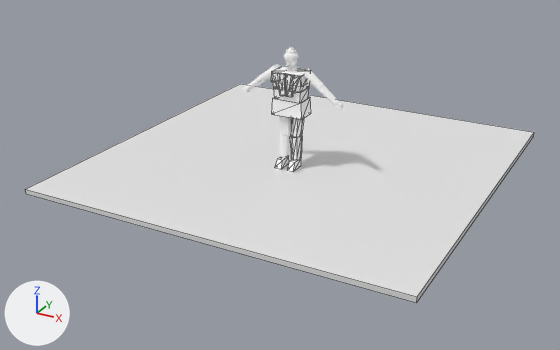
The Blender file ArtSource/Pedestrians/Blender/ParkChessPlayer3D.blend as it was, and as the next commit left it.
Camera for both pictures: a 50 mm camera at (4.8, -9.05, 4.35) aimed at (-0.09, -0.16, -0.09). The lights are fixed; the arrows at lower left show +X, +Y and +Z. The picture after the commit comes second. Mesh edges are drawn as thin lines on the coarser meshes.

Before the edit, the objects in view are built like this:
```python
me_clo_coathem_mesh = bpy.data.meshes.new('CLO_CoatHem_Mesh')
me_clo_coathem_mesh.from_pydata(...)  # 8 vertices, 6 faces; spans x -0.233..0.233, y -0.145..0.154, z -0.041..0.19
me_clo_coathem_mesh.materials.append(mat_mat_player3dlit)
me_previewground_mesh = bpy.data.meshes.new('PreviewGround_Mesh')
me_previewground_mesh.from_pydata(...)  # a box spanning x -2.75..2.75, y -2.4..3.1, z -0.07..0.0
me_previewground_mesh.materials.append(mat_mat_previewground)  # white #e7e7e7
ob_clo_coathem = bpy.data.objects.new('CLO_CoatHem', me_clo_coathem_mesh)
ob_clo_coathem.location = (0.0, 0.008, 0.835)
_m = ob_clo_coathem.modifiers.new('Triangulate', 'TRIANGULATE')
_m.quad_method = 'FIXED'
_m.ngon_method = 'CLIP'
ob_previewground = bpy.data.objects.new('PreviewGround', me_previewground_mesh)
ob_previewground.location = (0.0, 0.0, 0.0)
```
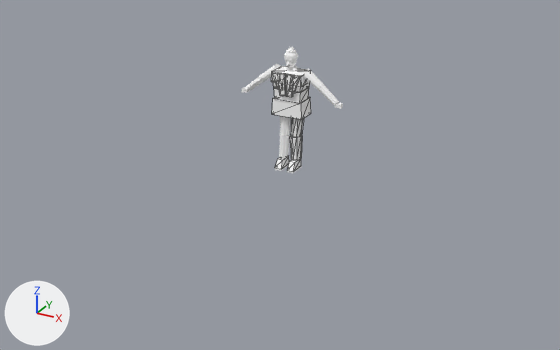
Diff of the bpy script that builds the scene:
```diff
--- a/ArtSource/Pedestrians/Blender/ParkChessPlayer3D.blend.py
+++ b/ArtSource/Pedestrians/Blender/ParkChessPlayer3D.blend.py
@@ ob_previewground @@
-ob_previewground = bpy.data.objects.new('PreviewGround', me_previewground_mesh)
-ob_previewground.location = (0.0, 0.0, 0.0)
```

Pixel boxes [x1, y1, x2, y2] of what changed, in the pictures (560 x 350 px):
'PreviewGround', deleted
    before: [25, 84, 534, 303]
